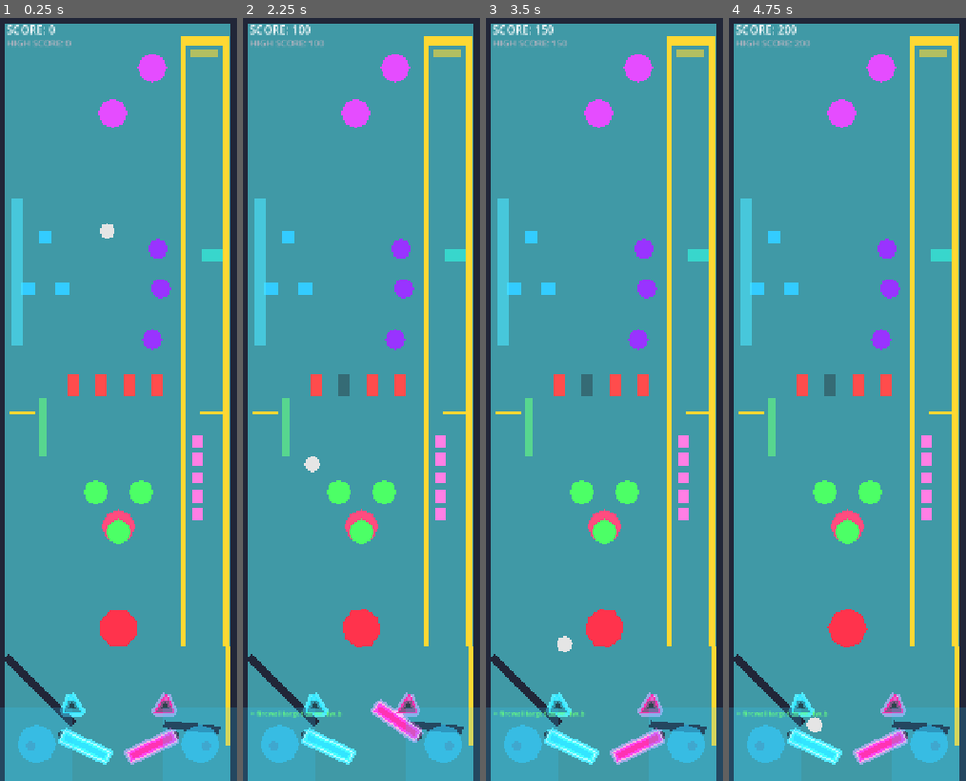
Above: before the commit, frames 1-4 (left to right).
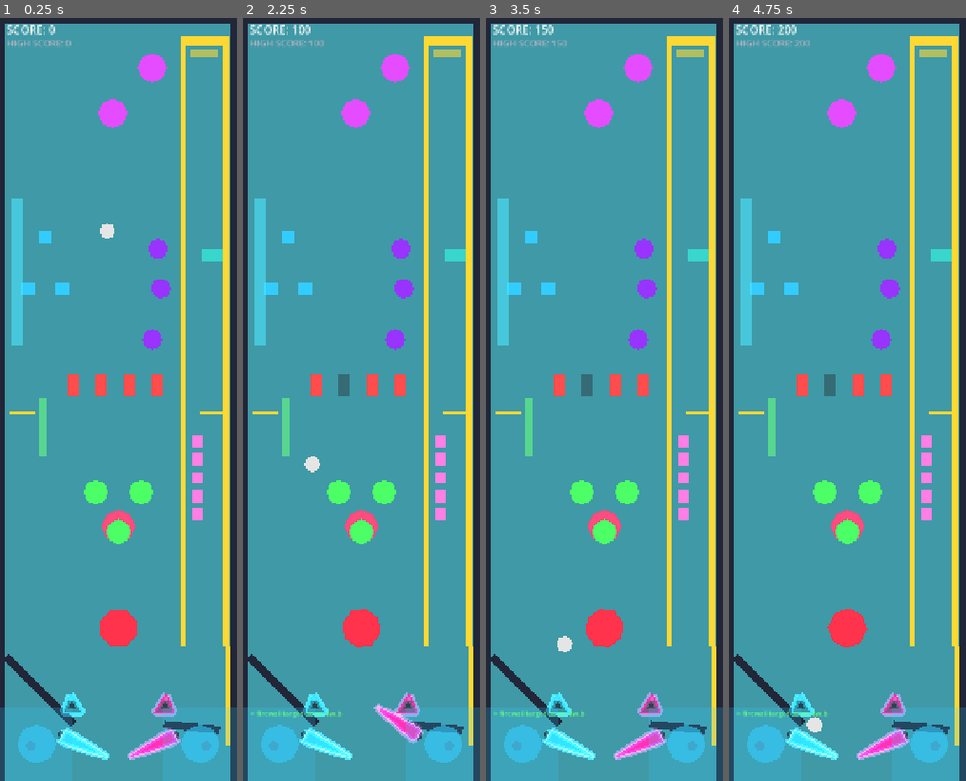
Above: after the commit, the same moments.

Repository: nobody174/pinball-adventure
Game: Godot game, scene res://tables/the_glitch/the_glitch.tscn
Two runs of this game, one before a commit and one after it. Both use one fixed random seed, a clock stepped at 60 frames per second and the inputs below. This scene is started directly instead of the project's main scene.
Inputs (mouse positions are in pixels of both pictures, inside the frame that each line leads up to):
- Up to frame 1 (0.25 s): no input
- Up to frame 2 (2.25 s): tap Enter at 0.5 s; move the mouse to (413, 361) at 0.52 s; hold Right (flip_right) 0.53-1.25 s; tap Up (launch_ball) at 0.6 s; click (413, 361) at 0.67 s; drag from (314, 437) to (361, 529) at 1.27 s; tap Space (nudge) at 2 s; move the mouse to (385, 231) at 2.02 s; hold Right (flip_right) from 2.03 s (still down); hold Shift from 2.03 s (still down)
- Up to frame 3 (3.5 s): release Right (flip_right) at 2.75 s; release Shift at 2.75 s; drag from (592, 552) to (514, 285) at 2.77 s
- Up to frame 4 (4.75 s): tap Enter at 3.5 s; move the mouse to (918, 513) at 3.52 s; hold Left (flip_left) 3.53-4.25 s; tap Ctrl at 3.6 s; drag from (776, 285) to (800, 704) at 4.27 s

The runs differ from the first frame. In frame 1, 0.5% of the frame differs, in the area x 23-77%, y 92-98%; in frame 2, 0.5%, in the area x 23-77%, y 89-98%; in frame 3, 0.5%; in frame 4, 0.5%.

Commit message:
feat(the_glitch): taper flipper visual shape to match real pinball paddles
Designer pointed back at the blueprint reference: real flippers taper
from wide at the pivot to a narrow rounded tip, not a flat rectangle
like the §10a placeholder shape. Reshaped the visual polygon (and its
matching glow/outline lines) to a 13-point tapered curve approximation
-- wide (24px) at the pivot, narrowing to a point at the tip.

Deliberately left the CollisionShape2D (RectangleShape2D) completely
untouched -- that's the tuned, playtested physics shape, and this is
a purely cosmetic change layered on top of it, not a hitbox change.

66/66 tests passing.

Diff:
--- a/tables/the_glitch/the_glitch.tscn
+++ b/tables/the_glitch/the_glitch.tscn
@@ -99,32 +99,34 @@
 
 [node name="Sprite" parent="PhysicsPrototype/LeftFlipper" index="1"]
 color = Color(0.2, 0.9, 1, 1)
+polygon = PackedVector2Array(0, -12, 20, -11, 40, -9, 60, -6.5, 75, -4, 85, -2, 90, 0, 85, 2, 75, 4, 60, 6.5, 40, 9, 20, 11, 0, 12)
 
 [node name="GlowOutline" type="Line2D" parent="PhysicsPrototype/LeftFlipper" index="2"]
 material = SubResource("CanvasItemMaterial_neon_glow")
-points = PackedVector2Array(0, -10, 90, -10, 90, 10, 0, 10, 0, -10)
+points = PackedVector2Array(0, -12, 20, -11, 40, -9, 60, -6.5, 75, -4, 85, -2, 90, 0, 85, 2, 75, 4, 60, 6.5, 40, 9, 20, 11, 0, 12, 0, -12)
 width = 10.0
 default_color = Color(0.2, 0.9, 1, 0.35)
 joint_mode = 1
 
 [node name="Outline" type="Line2D" parent="PhysicsPrototype/LeftFlipper" index="3"]
-points = PackedVector2Array(0, -10, 90, -10, 90, 10, 0, 10, 0, -10)
+points = PackedVector2Array(0, -12, 20, -11, 40, -9, 60, -6.5, 75, -4, 85, -2, 90, 0, 85, 2, 75, 4, 60, 6.5, 40, 9, 20, 11, 0, 12, 0, -12)
 width = 2.5
 default_color = Color(0.7, 1, 1, 1)
 joint_mode = 1
 
 [node name="Sprite" parent="PhysicsPrototype/RightFlipper" index="1"]
 color = Color(1, 0.2, 0.7, 1)
+polygon = PackedVector2Array(0, -12, -20, -11, -40, -9, -60, -6.5, -75, -4, -85, -2, -90, 0, -85, 2, -75, 4, -60, 6.5, -40, 9, -20, 11, 0, 12)
 
 [node name="GlowOutline" type="Line2D" parent="PhysicsPrototype/RightFlipper" index="2"]
 material = SubResource("CanvasItemMaterial_neon_glow")
-points = PackedVector2Array(0, -10, -90, -10, -90, 10, 0, 10, 0, -10)
+points = PackedVector2Array(0, -12, -20, -11, -40, -9, -60, -6.5, -75, -4, -85, -2, -90, 0, -85, 2, -75, 4, -60, 6.5, -40, 9, -20, 11, 0, 12, 0, -12)
 width = 10.0
 default_color = Color(1, 0.2, 0.7, 0.35)
 joint_mode = 1
 
 [node name="Outline" type="Line2D" parent="PhysicsPrototype/RightFlipper" index="3"]
-points = PackedVector2Array(0, -10, -90, -10, -90, 10, 0, 10, 0, -10)
+points = PackedVector2Array(0, -12, -20, -11, -40, -9, -60, -6.5, -75, -4, -85, -2, -90, 0, -85, 2, -75, 4, -60, 6.5, -40, 9, -20, 11, 0, 12, 0, -12)
 width = 2.5
 default_color = Color(1, 0.7, 0.9, 1)
 joint_mode = 1
